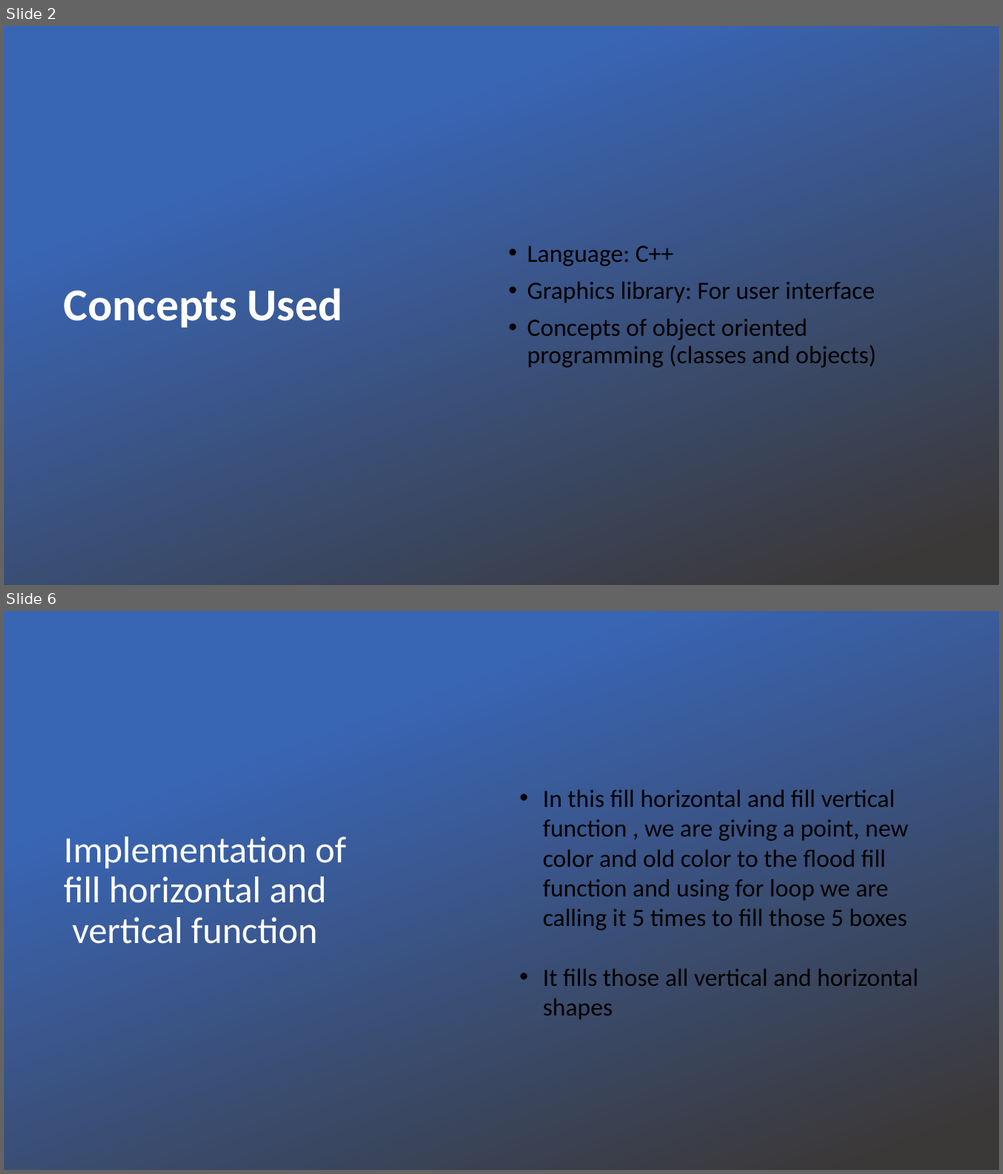
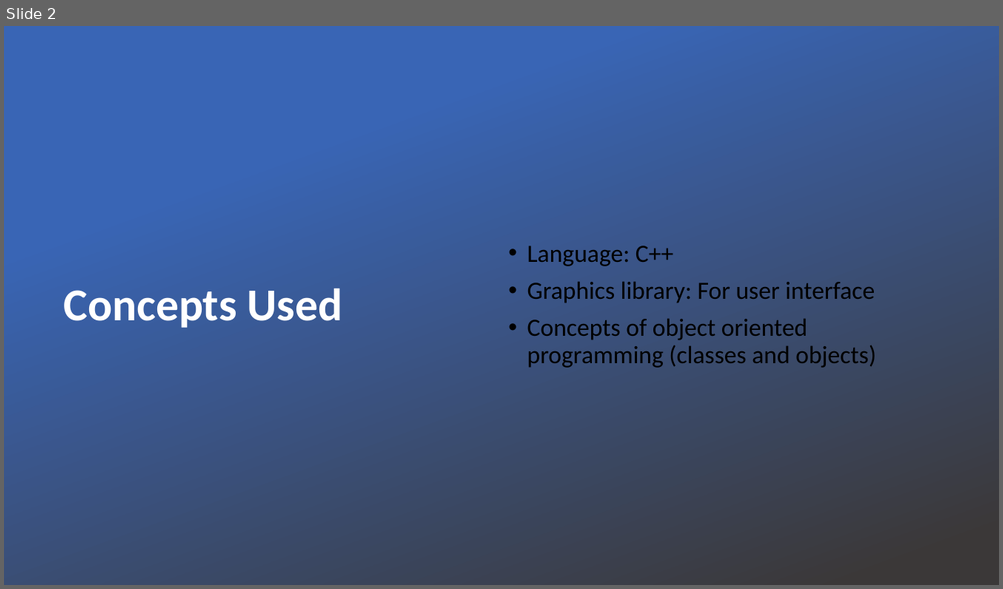
Before and after one commit to NikitaTipule/Ludo-Game, a slide deck: LudoPPT.pptx. Shown one above the other, each under a label of ours: slides 2 and 6 before the commit, slide 2 after it; the slides between them are not shown. The pictures are 1003x1174 and 1003x589 pixels, drawn with LibreOffice and Linux fonts; fonts in the diff are those of the drawing; background and template pictures are left out. Boxes give left, top, right and bottom in pixels: in the first picture for what was removed or moved away, otherwise in the second. Text is boxed around its words. In the diff, an @@ line names an element or a change of style, - is before the commit and + after.

Commit message:
all the functions are done

```diff
--- a/LudoPPT.pptx
+++ b/LudoPPT.pptx
@@ slide 6 removed at (4,611,999,1170), background picture (left out) @@
@@ rectangle removed at (4,611,999,1170) @@
@@ text removed at (543,789,918,1020) @@
-• In this fill horizontal and fill vertical function , we are giving a point, new color and old color to the flood fill function and using for loop we are calling it 5 times to fill those 5 boxes
-• It fills those all vertical and horizontal shapes
@@ title removed at (64,837,346,944) @@
-Implementation of fill horizontal and vertical function
```
Also in this commit, not shown: 2 slides changed, 3 slides added, 2 other slides removed, 3 other files.
